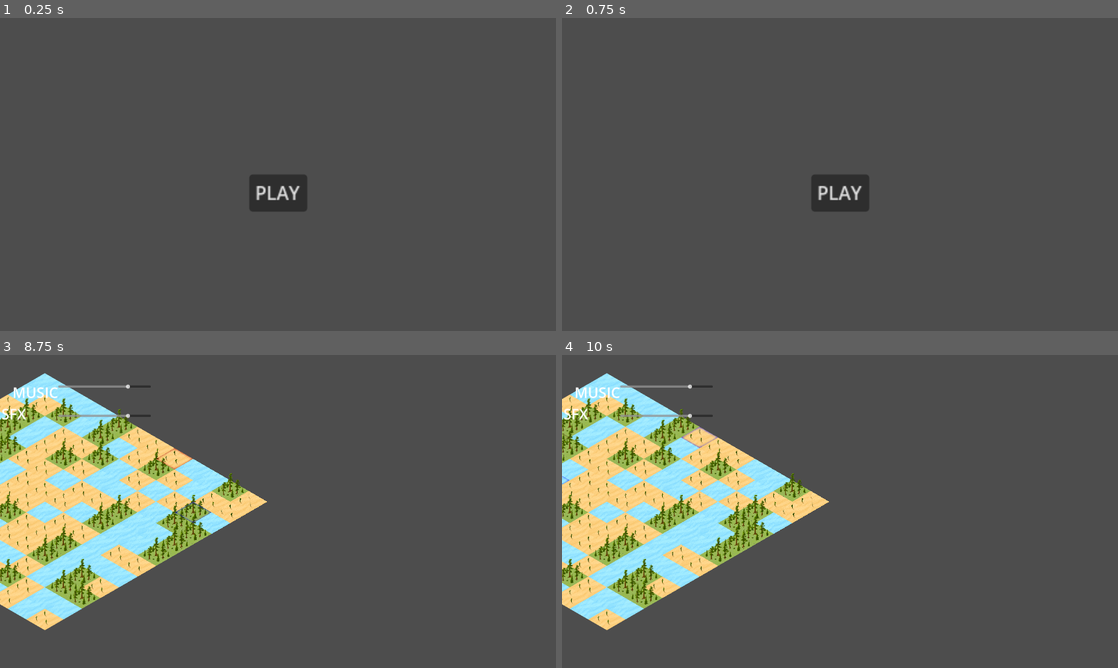
Above: before the commit, frames 1-4 (two rows, left to right).
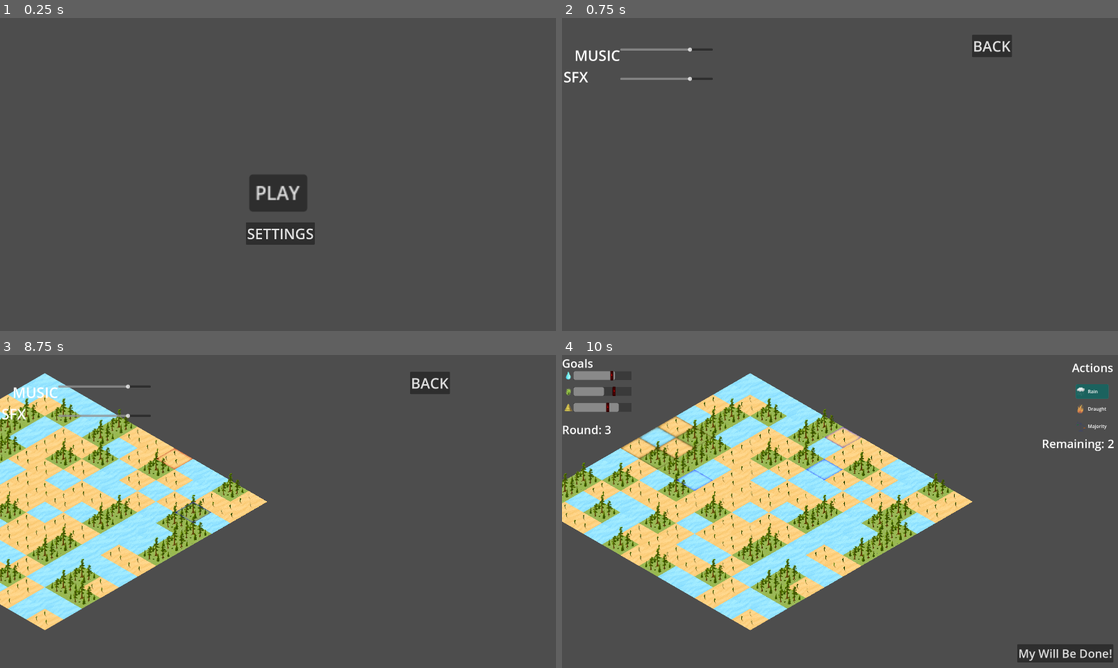
Above: after the commit, the same moments.

Repository: matouseek/game_jam_24
Game: Godot game, scene res://scenes/menu.tscn
Two runs of this game, one before a commit and one after it. Both use one fixed random seed, a clock stepped at 60 frames per second and the inputs below. The engine's default icon, where the game draws it, is replaced by a stand-in: a white triangle on a blue panel in a dark square.
Inputs (mouse positions are in pixels of both pictures, inside the frame that each line leads up to):
- Up to frame 1 (0.25 s): no input
- Up to frame 2 (0.75 s): click (840, 233) at 0.5 s, where only the run after the commit has a clickable "SETTINGS"
- Up to frame 3 (8.75 s): click (428, 383) at 1.25 s, where only the run after the commit has a clickable "BACK"; click "PLAY" at 2 s; click "PLAY" at 2.75 s; click "My Will Be Done!" at 3.5 s; click "My Will Be Done!" at 4.25 s; move the mouse to (400, 495) at 5.02 s; press the mouse at (400, 495) at 5.03 s; hold D (right) 5.03-5.78 s; move the mouse to (166, 527) at 5.77 s; release the mouse at (166, 527) at 5.78 s; hold S (down) 5.78-6.53 s; tap U (undo) at 5.85 s; move the mouse to (333, 442) at 6.52 s; hold D (right) 6.53-7.28 s; hold Mouse wheel up (zoom_in) 6.53-7.28 s; tap Enter at 7.25 s; move the mouse to (250, 574) at 7.27 s; hold W (up) 7.28-8.03 s; tap Mouse wheel down (zoom_out) at 7.35 s; move the mouse to (444, 558) at 8.02 s; press the mouse at (444, 558) at 8.03 s; hold A (left) from 8.03 s (still down); tap Escape (settings) at 8.65 s
- Up to frame 4 (10 s): release A (left) at 8.75 s; release the mouse at (1006, 558) at 8.75 s; click (990, 383) at 8.75 s, where only the run after the commit has a clickable "BACK"; move the mouse to (673, 464) at 9.52 s; hold A (left) from 9.53 s (still down); tap U (undo) at 9.6 s

The runs differ from the first frame. In frame 1, 0.8% of the frame differs, in the area x 44-57%, y 65-73%; in frame 2, 2.1%; in frame 3, 0.5%; in frame 4, 38%, in the area x 0-100%, y 1-99%.

Commit message:
Menu and Settings polished

Diff:
--- a/scenes/audio_settings.tscn
+++ b/scenes/audio_settings.tscn
@@ -66,5 +66,20 @@
 [node name="MusicPlayer" type="AudioStreamPlayer" parent="."]
 stream = ExtResource("3_7t5fu")
 
+[node name="Back" type="Button" parent="."]
+anchors_preset = -1
+anchor_left = 0.586979
+anchor_top = 0.15
+anchor_right = 0.591146
+anchor_bottom = 0.157407
+offset_left = 289.0
+offset_top = -104.0
+offset_right = 419.0
+offset_bottom = -35.0
+theme_override_font_sizes/font_size = 50
+text = "BACK"
+metadata/_edit_use_anchors_ = true
+
 [connection signal="value_changed" from="SFX" to="." method="_on_sfx_value_changed"]
 [connection signal="value_changed" from="Music" to="." method="_on_music_value_changed"]
+[connection signal="pressed" from="Back" to="." method="_on_back_pressed"]
--- a/scenes/menu.tscn
+++ b/scenes/menu.tscn
@@ -1,22 +1,14 @@
-[gd_scene load_steps=4 format=3 uid="uid://c4wq0engbvksj"]
+[gd_scene load_steps=3 format=3 uid="uid://c4wq0engbvksj"]
 
 [ext_resource type="Script" path="res://scripts/menu.gd" id="1_4l1wm"]
 
 [sub_resource type="CanvasItemMaterial" id="CanvasItemMaterial_qrphs"]
 
-[sub_resource type="AnimationLibrary" id="AnimationLibrary_lnps3"]
-
 [node name="Menu" type="Node2D"]
 material = SubResource("CanvasItemMaterial_qrphs")
 script = ExtResource("1_4l1wm")
 
-[node name="AnimationPlayer" type="AnimationPlayer" parent="."]
-root_node = NodePath("")
-libraries = {
-"": SubResource("AnimationLibrary_lnps3")
-}
-
-[node name="Button" type="Button" parent="."]
+[node name="Play" type="Button" parent="."]
 offset_left = -24.0
 offset_right = 26.0
 offset_bottom = 32.0
@@ -34,4 +26,14 @@
 offset_bottom = 536.0
 color = Color(0, 0, 0, 0)
 
-[connection signal="pressed" from="Button" to="." method="_on_button_pressed"]
+[node name="Settings" type="Button" parent="."]
+offset_left = -111.0
+offset_top = 165.0
+offset_right = 127.0
+offset_bottom = 242.0
+theme_override_font_sizes/font_size = 50
+text = "SETTINGS"
+metadata/_edit_use_anchors_ = true
+
+[connection signal="pressed" from="Play" to="." method="_on_button_pressed"]
+[connection signal="pressed" from="Settings" to="." method="_on_settings_pressed"]
--- a/scripts/audio_settings.gd
+++ b/scripts/audio_settings.gd
@@ -12,7 +12,6 @@
 		visible = !visible
 		HUD.visible = !HUD.visible
 		get_tree().paused = !get_tree().paused
-		$SFXPlayer.play()
 
 
 func _on_sfx_value_changed(value: float) -> void:
@@ -27,3 +26,13 @@
 	$MusicPlayer.stream = load(name) as AudioStream
 	$MusicPlayer.stream.loop = true
 	$MusicPlayer.play()
+
+
+func _on_back_pressed() -> void:
+	if (get_tree().current_scene.name == 'Menu'):
+		get_tree().current_scene.visible = true
+		visible = false
+	else:
+		visible = !visible
+		HUD.visible = !HUD.visible
+		get_tree().paused = !get_tree().paused
--- a/scripts/menu.gd
+++ b/scripts/menu.gd
@@ -11,3 +11,8 @@
 
 func fade_in():
 	get_tree().change_scene_to_file("res://scenes/game.tscn")
+
+
+func _on_settings_pressed() -> void:
+	visible = false
+	AS.visible = true
